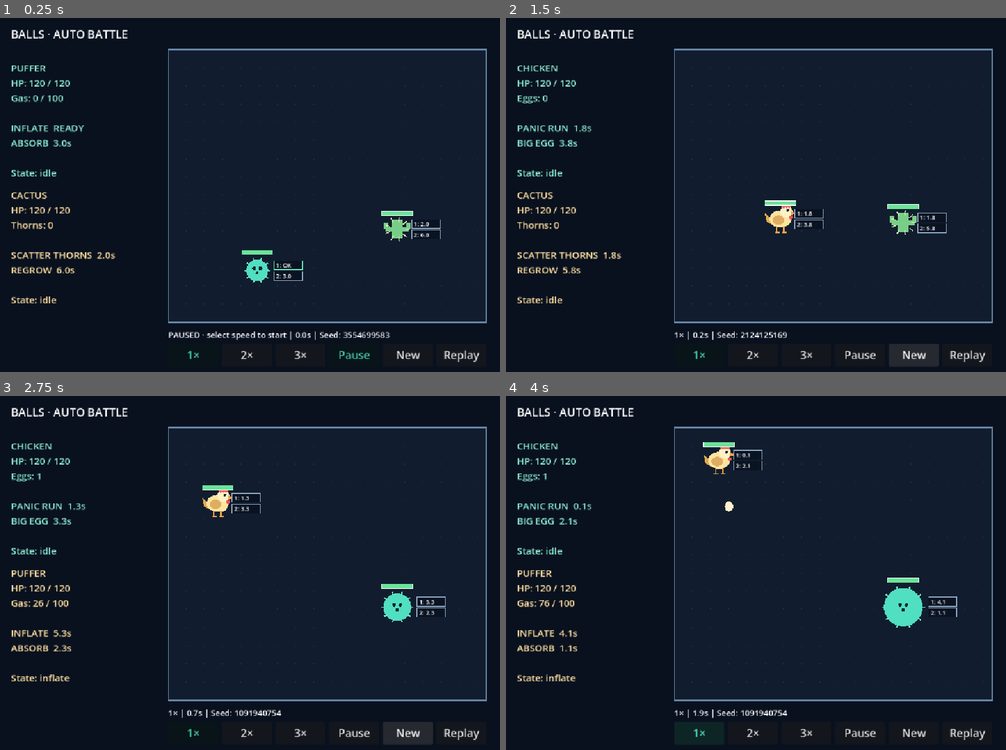
Above: before the commit, frames 1-4 (two rows, left to right).
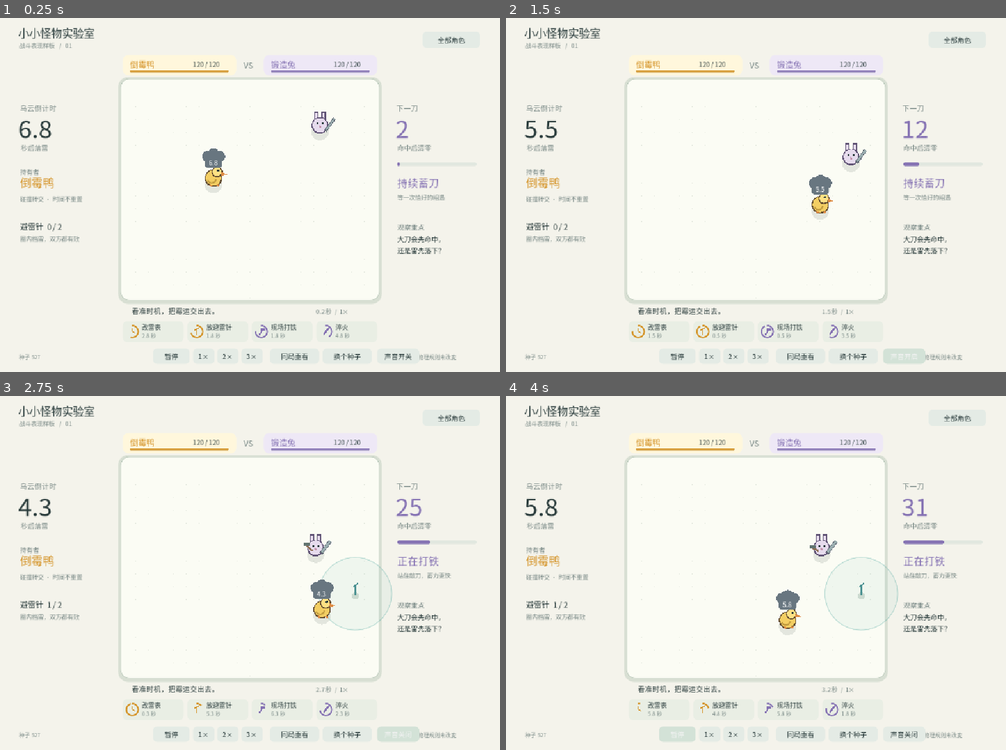
Above: after the commit, the same moments.

Repository: Gankkiii/balls
Game: Godot game, scene res://scenes/showcase.tscn
Same seed, same stepped clock (60 frames per second), same inputs: the game is played once before the commit and once after it. Before the commit the project starts from res://scenes/main.tscn.
Inputs (mouse positions are in pixels of both pictures, inside the frame that each line leads up to):
- Up to frame 1 (0.25 s): no input
- Up to frame 2 (1.5 s): click (906, 357) at 0.5 s, where only the run after the commit has a clickable "声音开关"; click (906, 357) at 1.25 s, where only the run after the commit has a clickable "声音关闭"
- Up to frame 3 (2.75 s): click (400, 735) at 2 s, where only the run after the commit has a clickable "声音开启"
- Up to frame 4 (4 s): click (676, 735) at 2.75 s, where only the run after the commit has a clickable "暂停"; click (676, 735) at 3.5 s, where only the run after the commit has a clickable "继续"

The runs differ from the first frame. In frame 1, 100% of the frame differs, in the area x 0-100%, y 0-100%; in frame 2, 100%; in frame 3, 100%; in frame 4, 100%.

Commit message:
Add v0.5 duck-vs-rabbit presentation sample without changing battle physics

Diff:
--- a/project.godot
+++ b/project.godot
@@ -3,10 +3,10 @@
 
 [application]
 
-config/version="0.4.0"
+config/version="0.5.0"
 config/name="Balls Auto Battle"
 config/icon="res://icon.svg"
-run/main_scene="res://scenes/main.tscn"
+run/main_scene="res://scenes/showcase.tscn"
 config/features=PackedStringArray("4.6", "GL Compatibility")
 
 [display]
--- /dev/null
+++ b/scenes/showcase.tscn
@@ -0,0 +1,10 @@
+[gd_scene load_steps=2 format=3]
+[ext_resource type="Script" path="res://scripts/showcase.gd" id="1"]
+[node name="Showcase" type="Control"]
+layout_mode = 3
+anchors_preset = 15
+anchor_right = 1.0
+anchor_bottom = 1.0
+grow_horizontal = 2
+grow_vertical = 2
+script = ExtResource("1")
--- /dev/null
+++ b/scripts/showcase.gd
@@ -0,0 +1,336 @@
+extends Control
+## Presentation-only sample. BattleArena remains the authoritative simulation.
+const STEP := 1.0/120.0
+const ORIGIN := Vector2(270,140)
+const ZOOM := 0.8
+const INK := Color("293b3b")
+const MUTED := Color("778784")
+const GOLD := Color("d49327")
+const PURPLE := Color("8572b3")
+var font: Font
+var arena: BattleArena
+var duck: UnluckyDuck
+var rabbit: ForgeRabbit
+var seed_value := 527
+var speed := 1
+var paused := false
+var suspended := false
+var accumulator := 0.0
+var effects: Array[Dictionary] = []
+var banner := "看准时机，把霉运交出去。"
+var banner_left := 4.0
+var health_display := Vector2(120,120)
+var controls: Array[Button] = []
+var pause_button: Button
+var previous_holder: Fighter
+var previous_hp := Vector2(120,120)
+var previous_flash := 0.0
+var trail: Array[Vector2] = []
+var audio_player: AudioStreamPlayer
+var sound_enabled := true
+
+func _ready() -> void:
+	font = load("res://assets/arena-ui.otf")
+	audio_player=AudioStreamPlayer.new()
+	add_child(audio_player)
+	make_button("声音开关",Vector2(830,728),Vector2(92,34),toggle_sound)
+	make_button("暂停",Vector2(337,728),Vector2(80,34),toggle_pause)
+	pause_button=controls.back()
+	for value in [1,2,3]:
+		make_button("%d×"%value,Vector2(425+(value-1)*53,728),Vector2(47,34),set_speed.bind(value))
+	make_button("同局重看",Vector2(594,728),Vector2(108,34),restart.bind(true))
+	make_button("换个种子",Vector2(710,728),Vector2(108,34),restart.bind(false))
+	make_button("全部角色",Vector2(930,30),Vector2(126,36),open_original)
+	restart(true)
+
+func make_button(caption: String, at: Vector2, size_value: Vector2, callback: Callable) -> void:
+	var b:=Button.new()
+	b.text=caption
+	b.position=at
+	b.size=size_value
+	b.add_theme_font_override("font",font)
+	b.add_theme_font_size_override("font_size",15)
+	b.add_theme_color_override("font_color",INK)
+	var style:=StyleBoxFlat.new()
+	style.bg_color=Color("e4ebe5")
+	style.corner_radius_top_left=9
+	style.corner_radius_top_right=9
+	style.corner_radius_bottom_left=9
+	style.corner_radius_bottom_right=9
+	b.add_theme_stylebox_override("normal",style)
+	var hover=style.duplicate()
+	hover.bg_color=Color("d3e2d7")
+	b.add_theme_stylebox_override("hover",hover)
+	b.add_theme_stylebox_override("pressed",hover)
+	b.pressed.connect(callback)
+	add_child(b)
+	controls.append(b)
+
+func restart(same_seed: bool) -> void:
+	if not same_seed:
+		seed_value=randi()%100000
+	if is_instance_valid(arena):
+		remove_child(arena)
+		arena.queue_free()
+	arena=BattleArena.new()
+	arena.setup(seed_value,[5,6])
+	arena.visible=false
+	add_child(arena)
+	duck=arena.heroes[0]
+	rabbit=arena.heroes[1]
+	previous_holder=duck
+	previous_hp=Vector2(120,120)
+	health_display=previous_hp
+	previous_flash=0
+	effects.clear()
+	trail.clear()
+	accumulator=0
+	paused=false
+	pause_button.text="暂停"
+	banner="看准时机，把霉运交出去。"
+	banner_left=4
+	queue_redraw()
+
+func toggle_sound() -> void:
+	sound_enabled=not sound_enabled
+	controls[0].text="声音开启" if sound_enabled else "声音关闭"
+func play_cue(base_frequency: float, duration: float, gain: float) -> void:
+	if not sound_enabled:
+		return
+	var stream:=AudioStreamWAV.new()
+	stream.format=AudioStreamWAV.FORMAT_16_BITS
+	stream.mix_rate=22050
+	var count:=int(duration*22050)
+	var bytes:=PackedByteArray()
+	bytes.resize(count*2)
+	for i in count:
+		var t:=float(i)/22050
+		var envelope:=pow(1-float(i)/count,2)*minf(1,t/0.005)
+		var value:=sin(TAU*base_frequency*t)*0.7+sin(TAU*base_frequency*1.5*t)*0.3
+		bytes.encode_s16(i*2,int(value*envelope*gain*32767))
+	stream.data=bytes
+	audio_player.stream=stream
+	audio_player.play()
+
+func toggle_pause() -> void:
+	paused=not paused
+	accumulator=0
+	pause_button.text="继续" if paused else "暂停"
+func set_speed(value: int) -> void:
+	speed=value
+	accumulator=0
+func open_original() -> void:
+	get_tree().change_scene_to_file("res://scenes/main.tscn")
+func _notification(what: int) -> void:
+	if what==NOTIFICATION_APPLICATION_PAUSED or what==NOTIFICATION_APPLICATION_FOCUS_OUT:
+		suspended=true
+		accumulator=0
+	elif what==NOTIFICATION_APPLICATION_RESUMED or what==NOTIFICATION_APPLICATION_FOCUS_IN:
+		suspended=false
+		accumulator=0
+func _process(delta: float) -> void:
+	if not paused and not suspended:
+		accumulator+=minf(delta,0.1)*speed
+		while accumulator>=STEP:
+			advance(STEP)
+			accumulator-=STEP
+		health_display=health_display.lerp(Vector2(duck.health,rabbit.health),minf(1,delta*9))
+	queue_redraw()
+func advance(dt: float) -> void:
+	for i in range(effects.size()-1,-1,-1):
+		effects[i].time-=dt
+		if effects[i].time<=0:
+			effects.remove_at(i)
+	banner_left=maxf(0,banner_left-dt)
+	if arena.finished:
+		return
+	var rods_before:=duck.rods.size()
+	var blade_before:=rabbit.stored_damage
+	arena.step(dt)
+	if duck.cloud_holder!=previous_holder:
+		effects.append({"kind":"transfer","at":previous_holder.position,"to":duck.cloud_holder.position,"time":0.35,"total":0.35,"text":""})
+		banner="霉运转交！" if duck.lightning_flash<=previous_flash else "下一轮乌云回到鸭子。"
+		banner_left=1.4
+		previous_holder=duck.cloud_holder
+	if duck.lightning_flash>previous_flash:
+		var safe:=duck.rods.size()<rods_before
+		play_cue(880 if safe else 110,0.24,0.13)
+		banner="避雷成功 · 消耗一根避雷针" if safe else "落雷！"
+		banner_left=1.8
+		effects.append({"kind":"safe" if safe else "thunder","at":duck.strike_position,"time":0.5,"total":0.5,"text":"避雷" if safe else ""})
+	previous_flash=duck.lightning_flash
+	for i in 2:
+		var hero: Fighter=arena.heroes[i]
+		var lost: float=previous_hp[i]-hero.health
+		if lost>0.01:
+			play_cue(180 if lost>=24 else 320,0.1,0.10)
+			effects.append({"kind":"hit","at":hero.position,"time":0.7,"total":0.7,"text":"−%d"%roundi(lost),"strong":lost>=24})
+			if i==0 and rabbit.stored_damage<blade_before:
+				banner="重刀命中！" if lost>=24 else "刀刃命中"
+				banner_left=1.4
+		previous_hp[i]=hero.health
+	trail.append(rabbit.position)
+	if trail.size()>12:
+		trail.pop_front()
+
+func label(text_value: String,at: Vector2,size_value: int=18,tint: Color=INK) -> void:
+	draw_string(font,at,text_value,HORIZONTAL_ALIGNMENT_LEFT,-1,size_value,tint)
+func panel(rect: Rect2,fill: Color,radius_value: int=16,border: Color=Color.TRANSPARENT) -> void:
+	var s:=StyleBoxFlat.new()
+	s.bg_color=fill
+	s.corner_radius_top_left=radius_value
+	s.corner_radius_top_right=radius_value
+	s.corner_radius_bottom_left=radius_value
+	s.corner_radius_bottom_right=radius_value
+	if border.a>0:
+		s.set_border_width_all(1)
+		s.border_color=border
+	draw_style_box(s,rect)
+func meter(rect: Rect2,value: float,tint: Color) -> void:
+	panel(rect,Color("e1e7df"),int(rect.size.y/2))
+	if value>0:
+		panel(Rect2(rect.position,Vector2(rect.size.x*clampf(value,0,1),rect.size.y)),tint,int(rect.size.y/2))
+
+func _draw() -> void:
+	if not is_instance_valid(arena) or font==null:
+		return
+	draw_rect(Rect2(0,0,1100,780),Color("f4f3eb"))
+	label("小小怪物实验室",Vector2(40,43),24)
+	label("战斗表现样板   /   01",Vector2(42,66),13,MUTED)
+	panel(Rect2(270,82,250,44),Color("fff7dc"),12)
+	label("倒霉鸭",Vector2(286,109),18,GOLD)
+	label("%d / 120"%ceili(duck.health),Vector2(424,108),14)
+	meter(Rect2(286,115,217,5),health_display.x/120,GOLD)
+	panel(Rect2(580,82,250,44),Color("eee8f6"),12)
+	label("锻造兔",Vector2(596,109),18,PURPLE)
+	label("%d / 120"%ceili(rabbit.health),Vector2(734,108),14)
+	meter(Rect2(596,115,217,5),health_display.y/120,PURPLE)
+	label("VS",Vector2(536,111),17,MUTED)
+	panel(Rect2(260,130,580,500),Color("d8dfd3"),22)
+	panel(Rect2(265,134,570,488),Color("fbfcf4"),18,Color("b8c7b9"))
+	draw_set_transform(ORIGIN,0,Vector2.ONE*ZOOM)
+	for x in range(35,700,35):
+		for y in range(35,600,35):
+			draw_circle(Vector2(x,y),0.8,Color("e5e9df"))
+	for rod in duck.rods:
+		draw_circle(rod,100,Color(0.3,0.65,0.62,0.07))
+		draw_arc(rod,100,0,TAU,64,Color(0.3,0.65,0.62,0.3),1.4,true)
+		draw_circle(rod+Vector2(0,6),10,Color("cbdacf"))
+		draw_line(rod+Vector2(0,3),rod-Vector2(0,24),Color("4c9292"),5)
+		draw_line(rod-Vector2(7,18),rod+Vector2(7,-28),Color("4c9292"),3)
+	for effect in effects:
+		if effect.kind=="transfer":
+			var t: float=1-effect.time/effect.total
+			var at: Vector2=effect.at.lerp(effect.to,t)
+			draw_arc(at,28,0,TAU,32,Color(0.7,0.5,0.2,effect.time/effect.total),3,true)
+	for i in 2:
+		var h: Fighter=arena.heroes[i]
+		draw_set_transform(ORIGIN+h.position*ZOOM,0,Vector2.ONE*ZOOM)
+		draw_circle(Vector2(0,17),24,Color(0.18,0.27,0.22,0.12))
+		if i==0:
+			draw_duck()
+		else:
+			draw_rabbit()
+	draw_set_transform(ORIGIN,0,Vector2.ONE*ZOOM)
+	var cloud: Vector2=duck.cloud_holder.position+Vector2(0,-60)
+	cloud.x=clampf(cloud.x,35,665)
+	cloud.y=maxf(36,cloud.y)
+	var danger:=duck.storm_left<=2
+	var cloud_color:=Color("bd655a") if danger else Color("687680")
+	for p in [Vector2(-15,0),Vector2(0,-7),Vector2(16,0)]:
+		draw_circle(cloud+p,16,cloud_color)
+	panel(Rect2(cloud+Vector2(-24,6),Vector2(48,25)),cloud_color,8)
+	label("%.1f"%duck.storm_left,cloud+Vector2(-14,24),18,Color.WHITE)
+	for effect in effects:
+		var fade: float=effect.time/effect.total
+		if effect.kind=="thunder":
+			draw_polyline(PackedVector2Array([effect.at+Vector2(-7,-90),effect.at+Vector2(9,-51),effect.at+Vector2(-8,-48),effect.at]),Color(0.94,0.65,0.19,fade),6,true)
+		elif effect.kind=="safe":
+			draw_arc(effect.at,26+(1-fade)*45,0,TAU,48,Color(0.2,0.6,0.54,fade),4,true)
+			label("避雷",effect.at+Vector2(-20,-34),20,Color(0.2,0.5,0.45,fade))
+		elif effect.kind=="hit":
+			draw_arc(effect.at,20+(1-fade)*35,0,TAU,32,Color(0.8,0.32,0.26,fade),3,true)
+			label(effect.text,effect.at+Vector2(-20,-30-(1-fade)*35),28 if effect.strong else 20,Color(0.7,0.25,0.2,fade))
+	draw_set_transform(Vector2.ZERO)
+	# Only decisive information stays visible; raw state lives in the original view.
+	label("乌云倒计时",Vector2(44,205),16,MUTED)
+	label("%.1f"%duck.storm_left,Vector2(40,265),54,Color("c27347") if danger else INK)
+	label("秒后落雷",Vector2(46,292),15,MUTED)
+	label("持有者",Vector2(44,345),14,MUTED)
+	label("倒霉鸭" if duck.cloud_holder==duck else "锻造兔",Vector2(44,373),25,GOLD if duck.cloud_holder==duck else PURPLE)
+	label("碰撞转交 · 时间不重置",Vector2(44,404),13,MUTED)
+	label("避雷针  %d / 2"%duck.rods.size(),Vector2(44,467),17)
+	label("圈内挡雷，双方都有效",Vector2(44,492),13,MUTED)
+	label("下一刀",Vector2(872,205),16,MUTED)
+	var blade: float=rabbit.stored_damage*(1.5 if rabbit.temper_left>0 else 1)
+	label("%d"%roundi(blade),Vector2(870,265),54,PURPLE)
+	label("命中后清零",Vector2(874,292),15,MUTED)
+	meter(Rect2(874,318,175,8),minf(blade/60,1),PURPLE)
+	if rabbit.temper_left>0:
+		panel(Rect2(868,347,186,68),Color("fbe6cf"),12)
+		label("淬火  ×1.5",Vector2(882,375),20,Color("b87430"))
+		label("%.1f 秒内的下一刀"%rabbit.temper_left,Vector2(882,400),13,Color("b87430"))
+	else:
+		label("正在打铁" if rabbit.action=="forge" else "持续蓄刀",Vector2(874,373),23,PURPLE)
+		label("站住敲刀，蓄力更快" if rabbit.action=="forge" else "等一次恰好的相遇",Vector2(874,401),13,MUTED)
+	label("观察重点",Vector2(874,467),15,MUTED)
+	label("大刀会先命中，",Vector2(874,493),15)
+	label("还是雷先落下？",Vector2(874,518),15)
+	var event_text:=banner if banner_left>0 else "轻碰不扣血 · 关键一击才值得强调"
+	if arena.finished:
+		event_text="平局" if arena.result.contains("DRAW") else ("倒霉鸭获胜" if duck.health>rabbit.health else "锻造兔获胜")
+	label(event_text,Vector2(290,652),16,INK)
+	label("%.1f 秒  /  %d×"%[arena.simulation_time,speed],Vector2(695,652),13,MUTED)
+	var captions: Array[String]=["改雷表","放避雷针","现场打铁","淬火"]
+	var values: Array[float]=[duck.cd_one,duck.cd_two,rabbit.cd_one,rabbit.cd_two]
+	for i in 4:
+		var x:=270+i*142
+		panel(Rect2(x,668,134,46),Color("e9eee4") if values[i]>0 else Color("dfecd9"),10)
+		var icon:=Vector2(x+21,691)
+		var tint:=GOLD if i<2 else PURPLE
+		draw_arc(icon,13,-PI/2,-PI/2+TAU*(1-clampf(values[i]/[6.0,6.0,7.0,8.0][i],0,1)),32,tint,2,true)
+		if i==0:
+			draw_line(icon,icon+Vector2(0,-7),tint,2)
+			draw_line(icon,icon+Vector2(6,3),tint,2)
+		elif i==1:
+			draw_line(icon+Vector2(0,8),icon-Vector2(0,8),tint,3)
+			draw_line(icon-Vector2(5,3),icon+Vector2(5,-8),tint,2)
+		elif i==2:
+			draw_line(icon+Vector2(-4,7),icon+Vector2(3,-4),tint,3)
+			draw_rect(Rect2(icon+Vector2(-2,-8),Vector2(11,6)),tint)
+		else:
+			draw_line(icon+Vector2(-5,7),icon+Vector2(6,-8),tint,4)
+		label(captions[i],Vector2(x+42,687),14)
+		label("%.1f 秒"%values[i] if values[i]>0 else "就绪",Vector2(x+42,705),12,MUTED)
+	label("种子 %d"%seed_value,Vector2(42,752),12,MUTED)
+	label("物理规则未改变",Vector2(920,752),12,MUTED)
+
+func draw_duck() -> void:
+	draw_circle(Vector2.ZERO,24,Color("664f31"))
+	draw_circle(Vector2(0,-1),21,Color("f3ce63"))
+	draw_circle(Vector2(10,-17),15,Color("664f31"))
+	draw_circle(Vector2(10,-18),12,Color("ffe184"))
+	draw_colored_polygon(PackedVector2Array([Vector2(20,-18),Vector2(38,-10),Vector2(20,-7)]),Color("dd8b43"))
+	draw_circle(Vector2(13,-21),3,INK)
+	draw_arc(Vector2(-5,1),12,0.2,2.7,20,Color("c39d40"),3,true)
+	for x in [-10,10]:
+		draw_line(Vector2(x,18),Vector2(x+5,22),Color("dd8b43"),5)
+func draw_rabbit() -> void:
+	for x in [-10,10]:
+		draw_line(Vector2(x,-10),Vector2(x,-38),Color("605375"),12)
+		draw_line(Vector2(x,-13),Vector2(x,-35),Color("e6dbed"),7)
+	draw_circle(Vector2.ZERO,23,Color("605375"))
+	draw_circle(Vector2(0,-1),20,Color("e6dbed"))
+	for x in [-7,7]:
+		draw_circle(Vector2(x,-5),2.7,INK)
+	draw_circle(Vector2(0,3),3,Color("c494ae"))
+	var blade_color:=Color("efad62") if rabbit.temper_left>0 else Color("9aaeb0")
+	var width:=5+minf(4,rabbit.stored_damage/15)
+	draw_line(Vector2(15,15),Vector2(40,-19),Color("5d6571"),width+3)
+	draw_line(Vector2(17,12),Vector2(40,-19),blade_color,width)
+	if rabbit.action=="forge":
+		var lift:=sin(arena.simulation_time*16)*7
+		draw_line(Vector2(-8,8),Vector2(-25,-6+lift),Color("8e6f53"),5)
+		draw_rect(Rect2(-33,-15+lift,18,10),Color("637571"))
+	if rabbit.temper_left>0:
+		draw_arc(Vector2.ZERO,31,0,TAU,40,Color(0.9,0.65,0.25,0.45),2,true)
Not shown, added: assets/OFL.txt
Binary file added: assets/arena-ui.otf
Not shown, changed: export_presets.cfg
Not shown, added: scripts/showcase.gd.uid
Not shown, added: SHOWCASE.md
Not shown, changed: TEST_RESULTS.md
